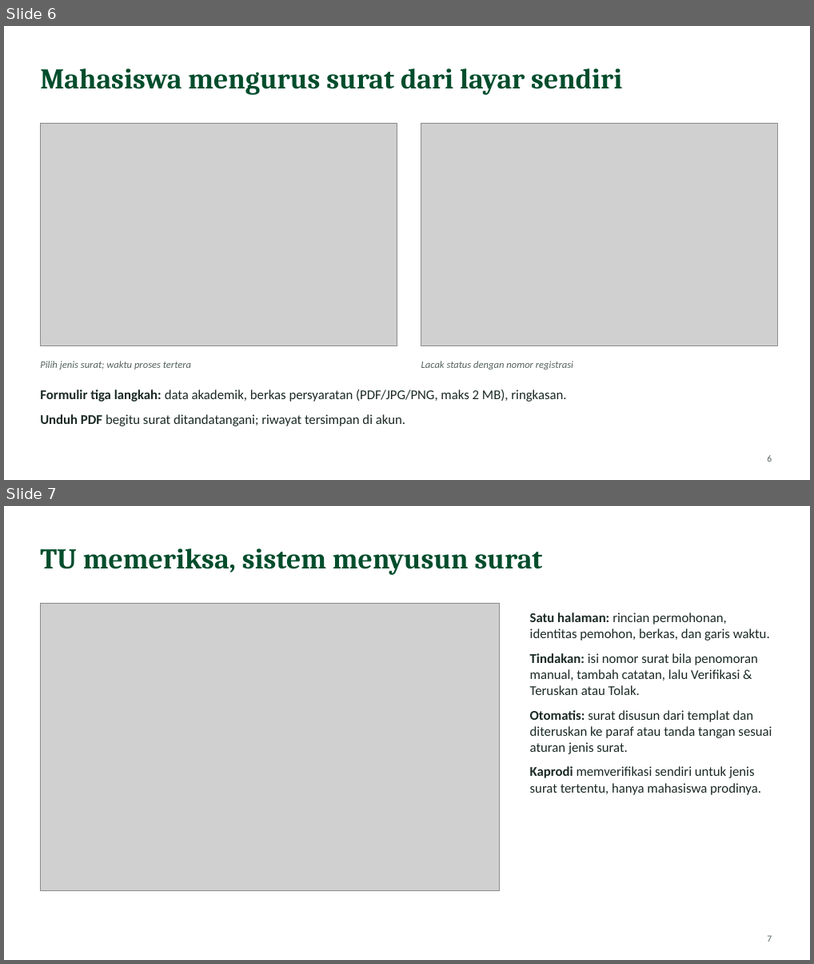
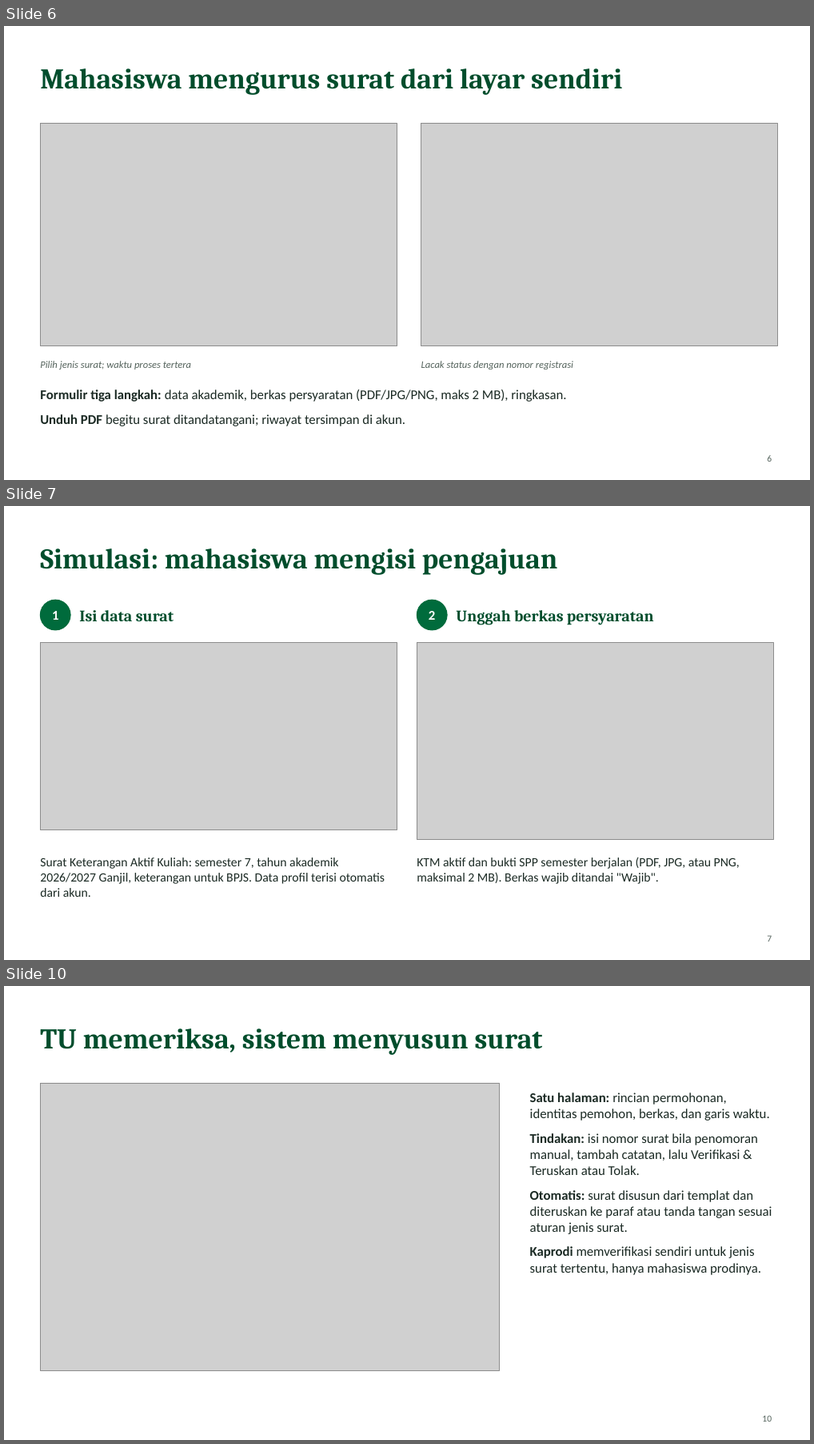
Before and after one commit to randoago/sipersu, a slide deck: documentation/presentasi-sipersu.pptx. Shown one above the other, each under a label of ours: slides 6 and 7 before the commit, slides 6, 7 and 10 after it; the slides between them are not shown. The pictures are 814x964 and 814x1444 pixels, drawn with LibreOffice and Linux fonts; fonts in the diff are those of the drawing; grey boxes stand for pictures. Boxes give left, top, right and bottom in pixels: in the first picture for what was removed or moved away, otherwise in the second. Text is boxed around its words. In the diff, an @@ line names an element or a change of style, - is before the commit and + after.

```diff
--- a/documentation/presentasi-sipersu.pptx
+++ b/documentation/presentasi-sipersu.pptx
@@ slide 7 added at <box>4,506,810,960</box>, background #FFFFFF @@
@@ text added at <box>40,548,558,575</box>, 34 pt, text #004D2C, bold @@
+Simulasi: mahasiswa mengisi pengajuan
@@ ellipse added at <box>40,600,70,630</box>, fill #006B3C, outline #006B3C 1 pt @@
@@ ellipse added at <box>417,600,447,630</box>, fill #006B3C, outline #006B3C 1 pt @@
@@ text added at <box>52,611,58,620</box>, 16 pt, text #FFFFFF, bold @@
+1
@@ text added at <box>79,610,174,621</box>, 19 pt, text #004D2C, bold @@
+Isi data surat
@@ text added at <box>429,611,435,620</box>, 16 pt, text #FFFFFF, bold @@
+2
@@ text added at <box>456,610,654,625</box>, 19 pt, text #004D2C, bold @@
+Unggah berkas persyaratan
@@ picture added at <box>40,642,398,830</box> @@
@@ picture added at <box>417,642,774,839</box> @@
@@ text added at <box>40,857,386,896</box>, 15 pt, text #1B2A24 @@
+Surat Keterangan Aktif Kuliah: semester 7, tahun akademik 2026/2027 Ganjil, keterangan untuk BPJS. Data profil terisi otomatis dari akun.
@@ text added at <box>417,856,740,884</box>, 15 pt, text #1B2A24 @@
+KTM aktif dan bukti SPP semester berjalan (PDF, JPG, atau PNG, maksimal 2 MB). Berkas wajib ditandai "Wajib".
@@ page number added at <box>767,935,772,941</box>, 11 pt, text #55645D @@
+7
@@ what was slide 7 is now slide 10 @@
@@ page number at <box>762,1415,772,1421</box>: text changed @@
-7
+10
```
Also in this commit, not shown: 3 other slides added, 10 other files.
